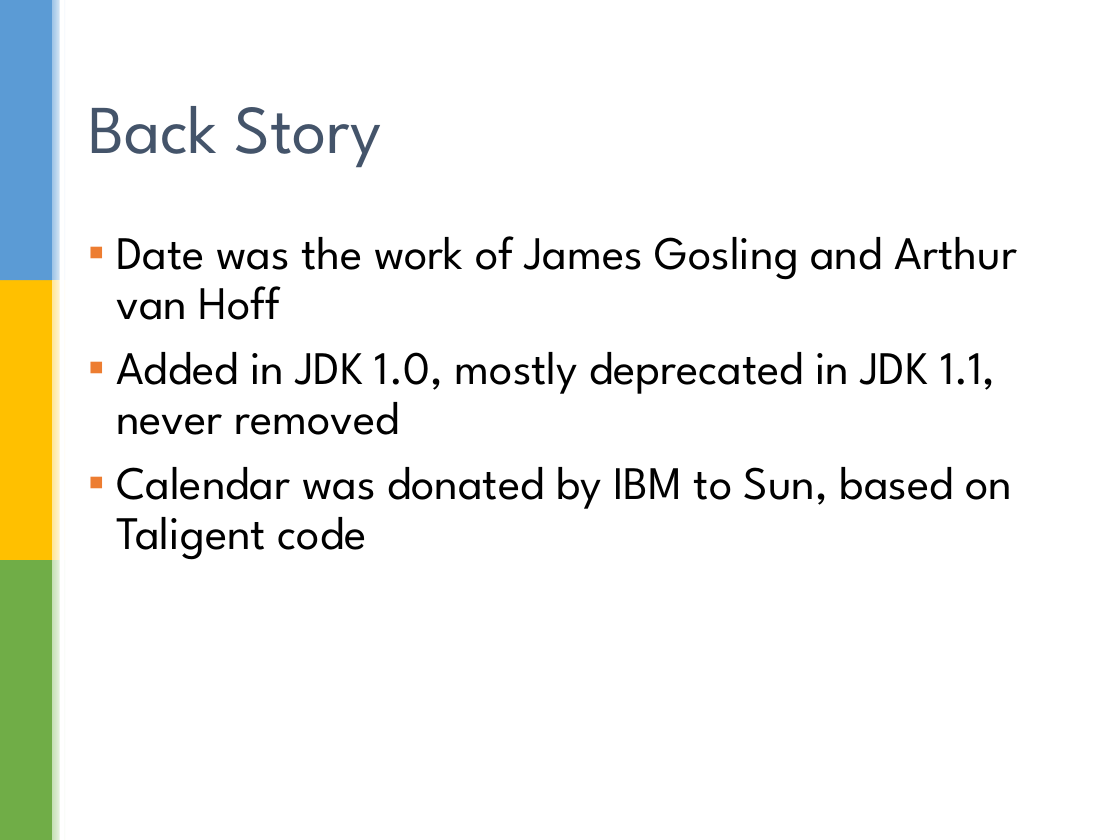
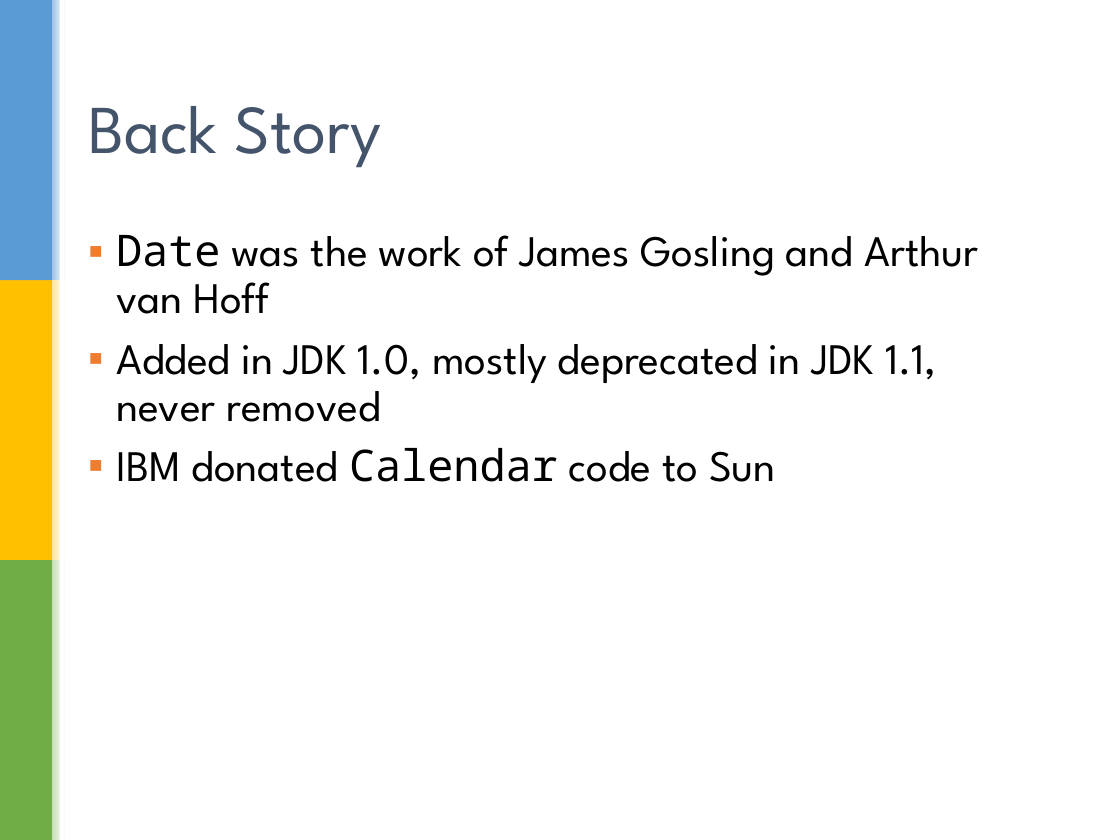
Before and after one commit to sualeh/make-a-date, a slide deck: slide 5 of Java 8 Date and Time API.pptx (slide 4 before the commit). Drawn at 1120x840 pixels with LibreOffice and Linux fonts; fonts in the diff are those of the drawing; background and template pictures are left out. Boxes give left, top, right and bottom in pixels: in the first picture for what was removed or moved away, otherwise in the second. Text is boxed around its words. In the diff, an @@ line names an element or a change of style, - is before the commit and + after.

Commit message:
Font size changes, and tweaks

```diff
--- a/Java 8 Date and Time API.pptx
+++ b/Java 8 Date and Time API.pptx
@@ text at box(116, 235, 979, 422): size 30 to 28 pt in "Date was the work of James Gosling ...", "Added in JDK 1.0, mostly deprecated in ..."; font League Spartan to Noto Sans Mono in "Date" @@
@@ text at box(116, 448, 776, 482): text changed; size 30 to 28 pt @@
-▪ Calendar was donated by IBM to Sun, based on Taligent code
+▪ IBM donated Calendar code to Sun
```
Also in this commit, not shown: 31 other slides changed, 1 slide added.
